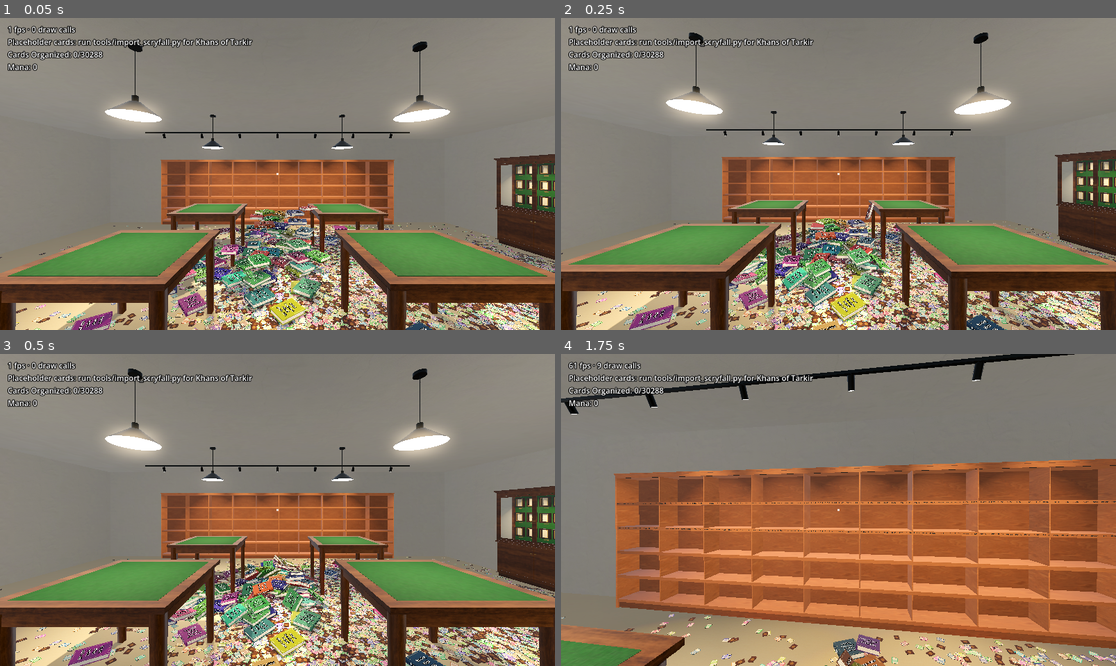
Above: before the commit, frames 1-4 (two rows, left to right).
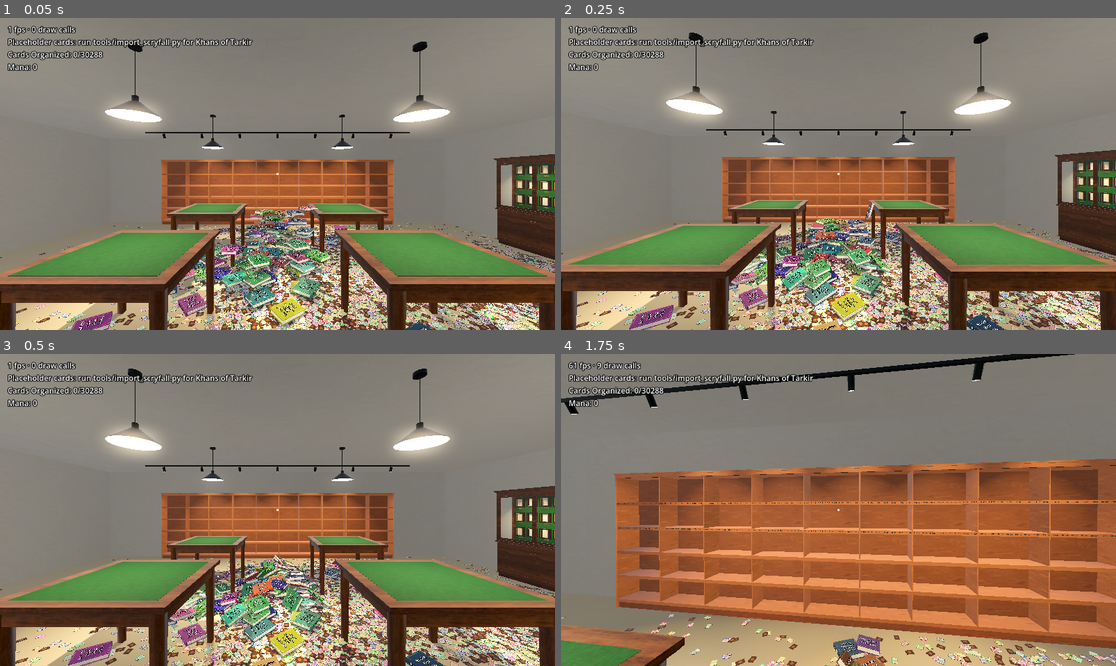
Above: after the commit, the same moments.

Repository: brian-kujawski/cracknstack
Game: Godot game, scene res://scenes/main.tscn
Same seed, same stepped clock (60 frames per second), same inputs: the game is played once before the commit and once after it.
Inputs (mouse positions are in pixels of both pictures, inside the frame that each line leads up to):
- Up to frame 1 (0.05 s): no input
- Up to frame 2 (0.25 s): no input
- Up to frame 3 (0.5 s): no input
- Up to frame 4 (1.75 s): tap Enter at 0.5 s; move the mouse to (866, 510) at 0.52 s; hold W (move_forward) from 0.53 s (still down); tap 5 (cast_abundance) at 0.6 s; click (866, 510) at 0.67 s; move the mouse to (810, 510) at 1.27 s; tap 4 (cast_chain_lightning) at 1.35 s

The runs differ from the first frame. In frame 1, 0.2% of the frame differs, in the area x 19-58%, y 60-98%; in frame 2, 0.2%; in frame 3, 0.1%; in frame 4, less than 0.1%.

Commit message:
Cover the binders in ambientCG Leather025
The binder covers swap the generated cellular-noise grain for real
leather maps (assets/store/leather), still mapped in the binder's own
space so the grain moves with it. Each binder keeps its set colour: the
colour map is scaled so it averages white, and the set colour tints it.

Co-Authored-By: Claude Opus 5.5 (1M context) <noreply@anthropic.com>
Claude-Session: https://claude.ai/code/session_017XBTrFLTj3E8Uxw6o4keY9

Diff:
--- a/scripts/binders/binder.gd
+++ b/scripts/binders/binder.gd
@@ -58,13 +58,16 @@
 ## belongs in a future low-quality graphics option for players short on
 ## frame rate.
 const DETAIL_RANGE := 0.0
+## The cover leather (assets/store/leather), tinted by each binder's set
+## colour, and how many metres one copy of it covers.
+const LEATHER := "res://assets/store/leather/"
+const LEATHER_SIZE := 0.2
 
 ## Shared by every binder: the leather (one per-binder material) and the
 ## details (pages, rings, stitching; shared materials). Built on first use.
 static var _leather_mesh: ArrayMesh
 static var _detail_mesh: ArrayMesh
 static var _open_mesh: ArrayMesh
-static var _grain: NoiseTexture2D
 
 var binder: BinderRange
 var contents: BinderContents
@@ -112,13 +115,16 @@
 	_closed_view = Node3D.new()
 	add_child(_closed_view)
 	_cover_material = StandardMaterial3D.new()
+	# The leather map is white on average, so the set colour comes through
+	# as it is. Mapped in the binder's own space so it moves with it.
 	_cover_material.albedo_color = accent.darkened(0.35)
-	_cover_material.roughness = 0.6
+	_cover_material.albedo_texture = load(LEATHER + "albedo.jpg")
+	_cover_material.roughness_texture = load(LEATHER + "roughness.jpg")
+	_cover_material.roughness = 1.0  # Scales the map.
 	_cover_material.normal_enabled = true
-	_cover_material.normal_texture = _leather_grain()
-	_cover_material.normal_scale = 0.8
+	_cover_material.normal_texture = load(LEATHER + "normal.jpg")
 	_cover_material.uv1_triplanar = true
-	_cover_material.uv1_scale = Vector3.ONE * 16.0
+	_cover_material.uv1_scale = Vector3.ONE / LEATHER_SIZE
 	_cover_material.emission_enabled = true
 	_cover_material.emission = Color.BLACK
 	_build_meshes()
@@ -624,22 +630,6 @@
 	tool.commit(mesh)
 
 
-## A fine pebbled grain for the leather, as a normal map.
-static func _leather_grain() -> NoiseTexture2D:
-	if _grain == null:
-		var noise := FastNoiseLite.new()
-		noise.noise_type = FastNoiseLite.TYPE_CELLULAR
-		noise.frequency = 0.06
-		_grain = NoiseTexture2D.new()
-		_grain.width = 256
-		_grain.height = 256
-		_grain.seamless = true
-		_grain.as_normal_map = true
-		_grain.bump_strength = 6.0
-		_grain.noise = noise
-	return _grain
-
-
 static func _pages_material() -> StandardMaterial3D:
 	var material := StandardMaterial3D.new()
 	material.albedo_color = Color(0.9, 0.9, 0.88)
--- a/scripts/ui/credits.gd
+++ b/scripts/ui/credits.gd
@@ -15,6 +15,7 @@
 	"Table and cabinet baize: Fabric037 by ambientCG (ambientcg.com), CC0.",
 	"Carpet: Carpet016 by ambientCG (ambientcg.com), CC0.",
 	"Walls: PaintedPlaster017 by ambientCG (ambientcg.com), CC0.",
+	"Binder leather: Leather025 by ambientCG (ambientcg.com), CC0.",
 ]
 
 
Not shown, added: assets/store/leather/SOURCE.txt
Binary file added: assets/store/leather/albedo.jpg
Not shown, added: assets/store/leather/albedo.jpg.import
Binary file added: assets/store/leather/normal.jpg
Not shown, added: assets/store/leather/normal.jpg.import
Binary file added: assets/store/leather/roughness.jpg
Not shown, added: assets/store/leather/roughness.jpg.import
